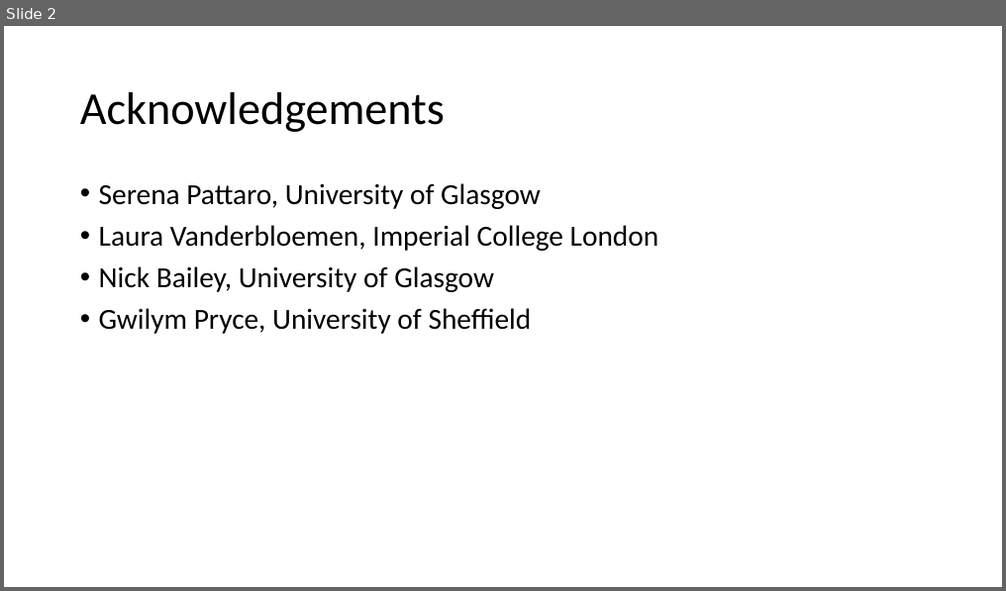
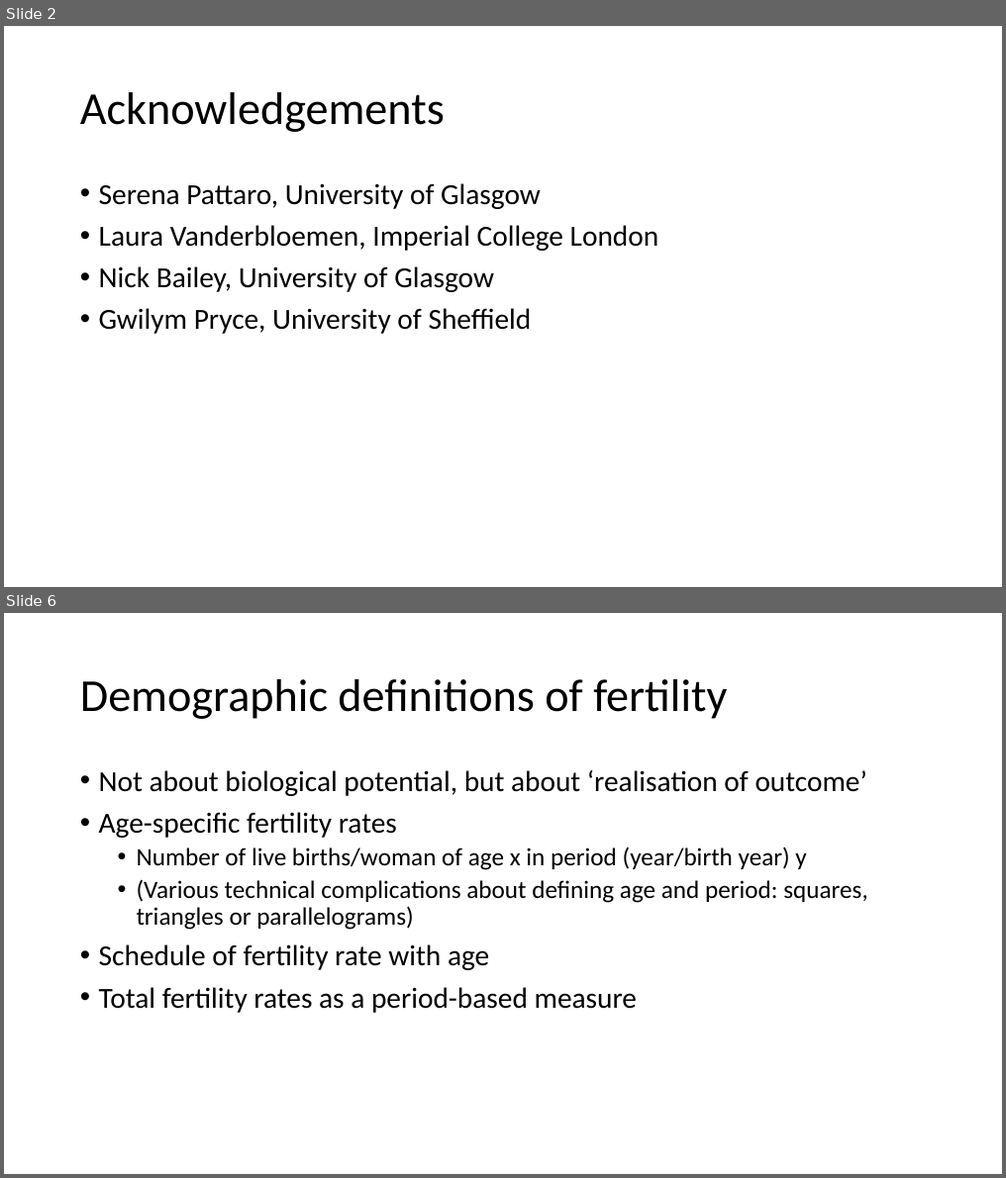
Before and after one commit to JonMinton/comparative_fertility, a slide deck: presentation/comparative_fertility_presentation.pptx. Shown one above the other, each under a label of ours: slide 2 before the commit, slides 2 and 6 after it; the slides between them are not shown. The pictures are 1006x591 and 1006x1178 pixels, drawn with LibreOffice and Linux fonts; fonts in the diff are those of the drawing. Boxes give left, top, right and bottom in pixels: in the first picture for what was removed or moved away, otherwise in the second. Text is boxed around its words. In the diff, an @@ line names an element or a change of style, - is before the commit and + after.

Commit message:
create simple age schedule plot; produce presentation

```diff
--- a/presentation/comparative_fertility_presentation.pptx
+++ b/presentation/comparative_fertility_presentation.pptx
@@ slide 6 added at <box>4,613,1002,1174</box>, background #FFFFFF @@
@@ title added at <box>80,679,727,719</box>, 44 pt, text #000000 @@
+Demographic definitions of fertility
@@ text added at <box>99,770,867,1013</box>, 28 pt, text #000000 @@
+• Not about biological potential, but about ‘realisation of outcome’
+• Age-specific fertility rates
+  • Number of live births/woman of age x in period (year/birth year) y
+  • (Various technical complications about defining age and period: squares, triangles or parallelograms)
+• Schedule of fertility rate with age
+• Total fertility rates as a period-based measure
```
Also in this commit, not shown: 3 slides changed, 22 other slides added, 2 other files.
